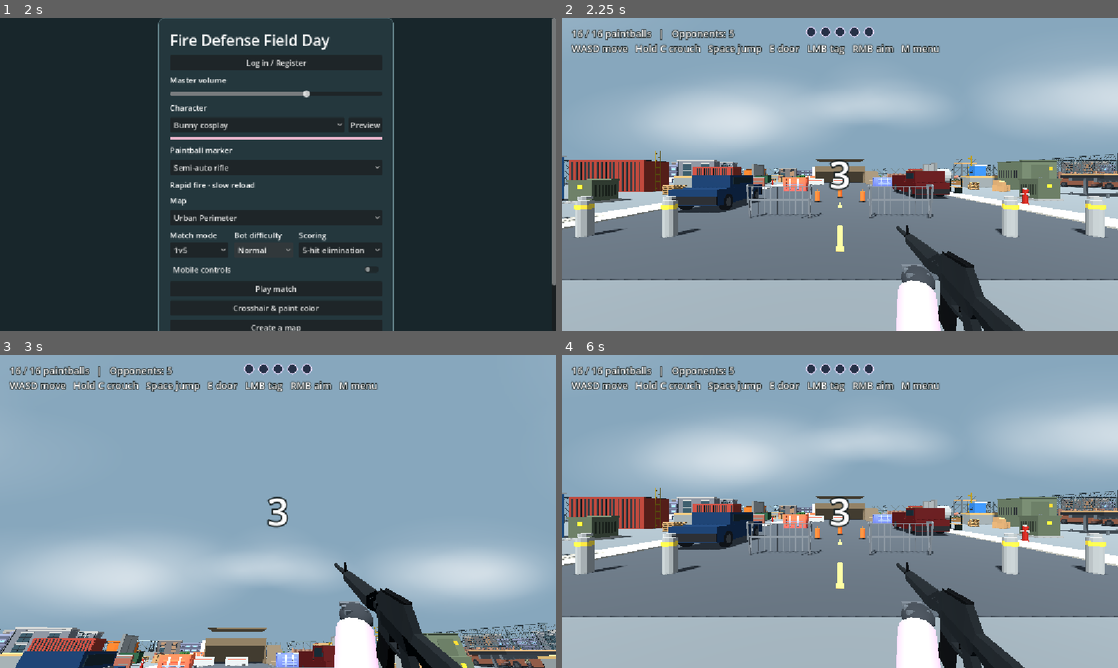
Above: before the commit, frames 1-4 (two rows, left to right).
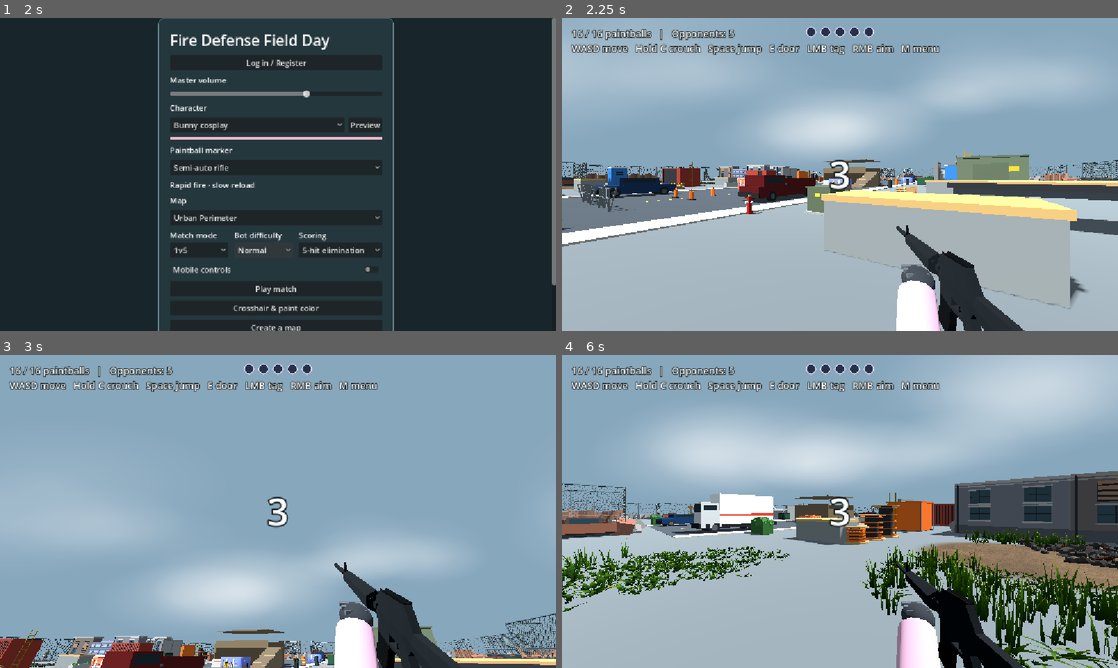
Above: after the commit, the same moments.

Repository: 302stang86/fdfd
Game: Godot game, scene res://menu.tscn
Same seed, same stepped clock (60 frames per second), same inputs: the game is played once before the commit and once after it.
Inputs (mouse positions are in pixels of both pictures, inside the frame that each line leads up to):
- Up to frame 1 (2 s): click "Normal" at 0.5 s; click "Normal" at 1.25 s
- Up to frame 2 (2.25 s): click "Play match" at 2 s
- Up to frame 3 (3 s): tap Enter at 2.75, 2.85 s; move the mouse to (305, 511) at 2.77 s; hold W from 2.78 s (still down); click (305, 511) at 2.92 s
- Up to frame 4 (6 s): tap Space at 3.02, 3.5, 3.77, 5.27 s; tap E at 3.05, 3.6, 4.55 s; move the mouse to (812, 511) at 3.52 s; tap Enter at 3.8, 4.35, 5, 5.3 s; move the mouse to (851, 505) at 4.27 s; move the mouse to (834, 517) at 5.02 s; tap M at 5.1 s; click (834, 517) at 5.17 s; release W at 5.75 s; click "Play match" at 5.75 s

Frame 1 is identical in both runs. In frame 2, 47% of the frame differs, in the area x 0-100%, y 8-100%; in frame 3, 22%; in frame 4, 52%, in the area x 0-100%, y 0-100%.

Commit message:
Randomize and spread out match spawns

Diff:
--- a/arena.gd
+++ b/arena.gd
@@ -231,6 +231,8 @@
 	create_loss_popup(overlay)
 	bot_ai = BOT_AI.new(self, difficulty)
 	bot_ai.bake_map()
+	await get_tree().physics_frame
+	await get_tree().physics_frame
 	start_match()
 	if not mobile_mode and not OS.has_feature("web") and DisplayServer.get_name() != "headless":
 		Input.mouse_mode = Input.MOUSE_MODE_CAPTURED
@@ -313,7 +315,66 @@
 		ball.mesh.queue_free()
 	paintballs.clear()
 
+func random_spawn_positions(enemy_count: int, ally_count: int) -> Array[Vector3]:
+	var nav_map := bot_ai.nav_region.get_navigation_map()
+	var outline := urban_footprint() if map_id == URBAN_MAP else PackedVector2Array()
+	var candidates: Array[Vector3] = []
+	var clearance := BoxShape3D.new()
+	clearance.size = Vector3(1.7, 1.65, 1.7)
+	var query := PhysicsShapeQueryParameters3D.new()
+	query.shape = clearance
+	var excluded: Array[RID] = [player.get_rid()]
+	for bot in bots:
+		excluded.append(bot.get_rid())
+	query.exclude = excluded
+	var space := get_world_3d().direct_space_state
+	for x in range(-44, 45, 4):
+		for z in range(-44, 45, 4):
+			var sample := Vector3(x + randf_range(-1.3, 1.3), 0.0, z + randf_range(-1.3, 1.3))
+			var floor_point := NavigationServer3D.map_get_closest_point(nav_map, sample)
+			if floor_point.distance_to(sample) > 1.4 or absf(floor_point.y) > 0.65:
+				continue
+			if not outline.is_empty() and not Geometry2D.is_point_in_polygon(Vector2(floor_point.x, floor_point.z), outline):
+				continue
+			query.transform = Transform3D(Basis.IDENTITY, floor_point + Vector3.UP * 0.99)
+			if space.intersect_shape(query, 1).is_empty():
+				candidates.append(floor_point + Vector3.UP * 0.09)
+	if candidates.size() < enemy_count + ally_count + 1:
+		push_warning("Not enough clear spawn points to start the match.")
+		return []
+	candidates.shuffle()
+	var positions: Array[Vector3] = [candidates.pop_back()]
+	for index in range(enemy_count + ally_count):
+		var best_index := 0
+		var best_score := -INF
+		for candidate_index in range(candidates.size()):
+			var point := candidates[candidate_index]
+			var nearest := INF
+			for used in positions:
+				nearest = minf(nearest, point.distance_to(used))
+			var player_distance := point.distance_to(positions[0])
+			var score := nearest + randf_range(0.0, 2.0)
+			if index < enemy_count:
+				score += minf(player_distance, 52.0) * 0.42
+				if player_distance < 27.0:
+					score -= 95.0
+			else:
+				for enemy_index in range(1, enemy_count + 1):
+					if point.distance_to(positions[enemy_index]) < 25.0:
+						score -= 32.0
+			if score > best_score:
+				best_score = score
+				best_index = candidate_index
+		positions.append(candidates.pop_at(best_index))
+	return positions
+
 func start_match() -> void:
+	var enemy_count := 6 if six_vs_six else (3 if team_match else 5)
+	var ally_count := enemy_count - 1 if team_match else 0
+	var locations := random_spawn_positions(enemy_count, ally_count)
+	if locations.is_empty():
+		show_match_result("This arena needs more open space to spawn all players.")
+		return
 	clear_paintballs()
 	for mark in arena_splats.get_children():
 		mark.queue_free()
@@ -321,41 +382,19 @@
 		bot.queue_free()
 	bots.clear()
 	bot_ai.reset()
-	var locations := [
-		Vector3(-30, 0.1, -30), Vector3(30, 0.1, -30), Vector3(0, 0.1, -37),
-		Vector3(-32, 0.1, 8), Vector3(32, 0.1, -8)
-	]
-	if map_id == URBAN_MAP:
-		locations = [
-			Vector3(-21, 0.1, -23), Vector3(21, 0.1, -22), Vector3(11, 0.1, -30),
-			Vector3(-24, 0.1, 15), Vector3(22, 0.1, 16)
-		]
-	if team_match:
-		locations[3] = Vector3(-12, 0.1, 33)
-		locations[4] = Vector3(12, 0.1, 33)
-		if map_id == URBAN_MAP:
-			locations[3] = Vector3(-10, 0.1, 25)
-			locations[4] = Vector3(10, 0.1, 25)
-	var enemy_count := 3 if team_match else 5
-	if six_vs_six:
-		enemy_count = 6
-		locations = [
-			Vector3(-21, 0.1, -23), Vector3(21, 0.1, -22), Vector3(11, 0.1, -30),
-			Vector3(-15, 0.1, -28), Vector3(7, 0.1, -22), Vector3(24, 0.1, -12),
-			spawn + Vector3(-10, 0, -6), spawn + Vector3(10, 0, -6),
-			spawn + Vector3(-5, 0, -3), spawn + Vector3(5, 0, -3), spawn + Vector3(0, 0, -8)
-		]
+	spawn = locations[0]
 	var skins := [0, 1, 2, 3, 4, 5, 6, 7]
 	skins.shuffle()
-	for index in range(locations.size()):
+	for index in range(locations.size() - 1):
 		var team := 0 if index >= enemy_count else 1
-		var bot := actor(locations[index], true, team, skins[index % skins.size()])
+		var bot := actor(locations[index + 1], true, team, skins[index % skins.size()])
 		bots.append(bot)
 		bot_ai.register(bot, team, index)
 	player.position = spawn
 	set_crouched(false)
 	camera.position.y = STANDING_EYE
-	player.rotation.y = 0
+	var toward_center := -Vector2(spawn.x, spawn.z)
+	player.rotation.y = atan2(-toward_center.x, -toward_center.y)
 	player.velocity = Vector3.ZERO
 	camera.rotation.x = 0
 	marker_view.reset_motion()
